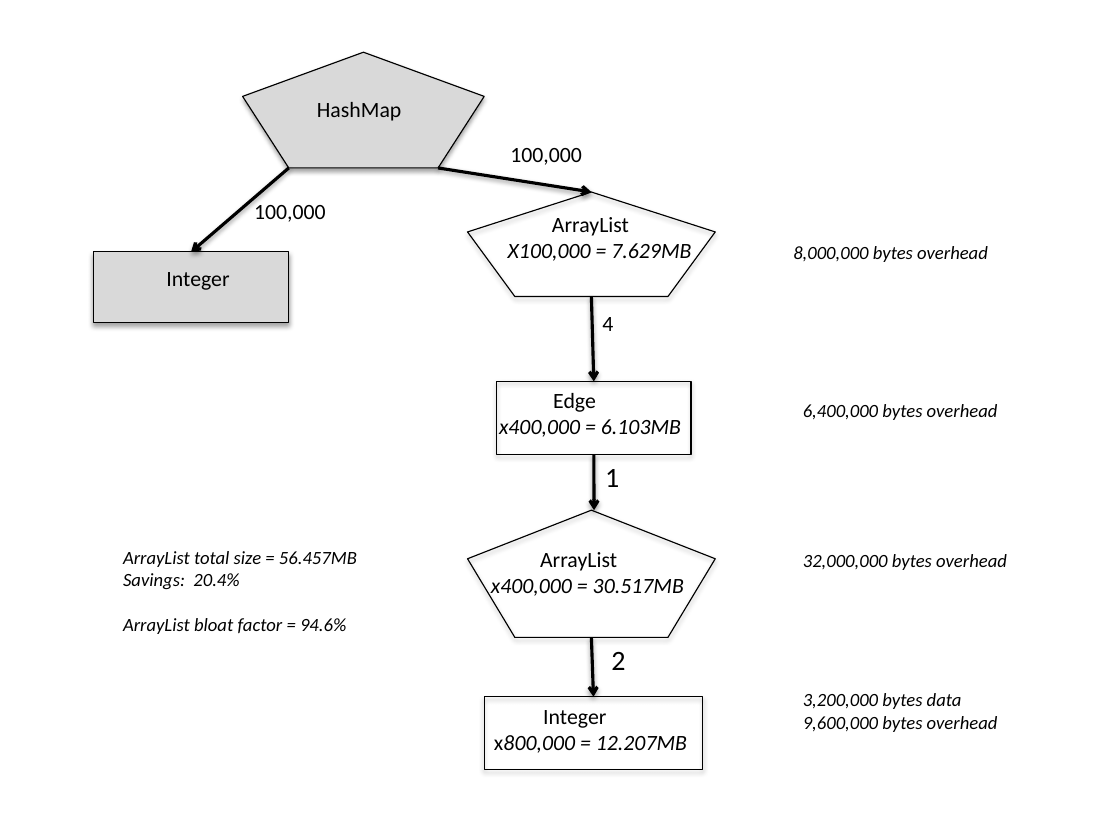
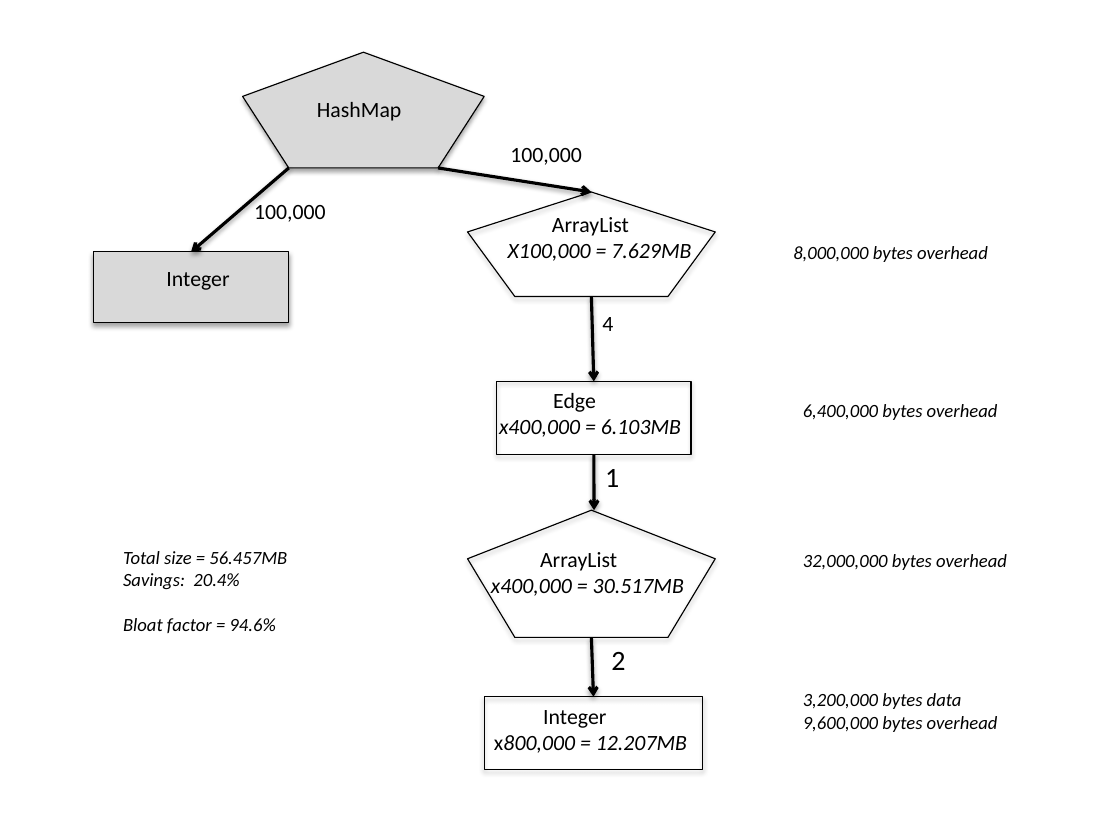
Before and after one commit to TheRuncibleTuner/bloatbook, a slide deck: slide 1 of part3/Figures/graph-arraylist.pptx. Drawn at 1120x840 pixels with LibreOffice and Linux fonts; fonts in the diff are those of the drawing. Boxes give left, top, right and bottom in pixels: in the first picture for what was removed or moved away, otherwise in the second. Text is boxed around its words. In the diff, an @@ line names an element or a change of style, - is before the commit and + after.

```diff
--- a/part3/Figures/graph-arraylist.pptx
+++ b/part3/Figures/graph-arraylist.pptx
@@ text at (123,551,287,564): text changed @@
-ArrayList total size = 56.457MB
+Total size = 56.457MB
@@ text at (123,618,275,633): text changed @@
-ArrayList bloat factor = 94.6%
+Bloat factor = 94.6%
```
Also in this commit, not shown: 3 other files.
